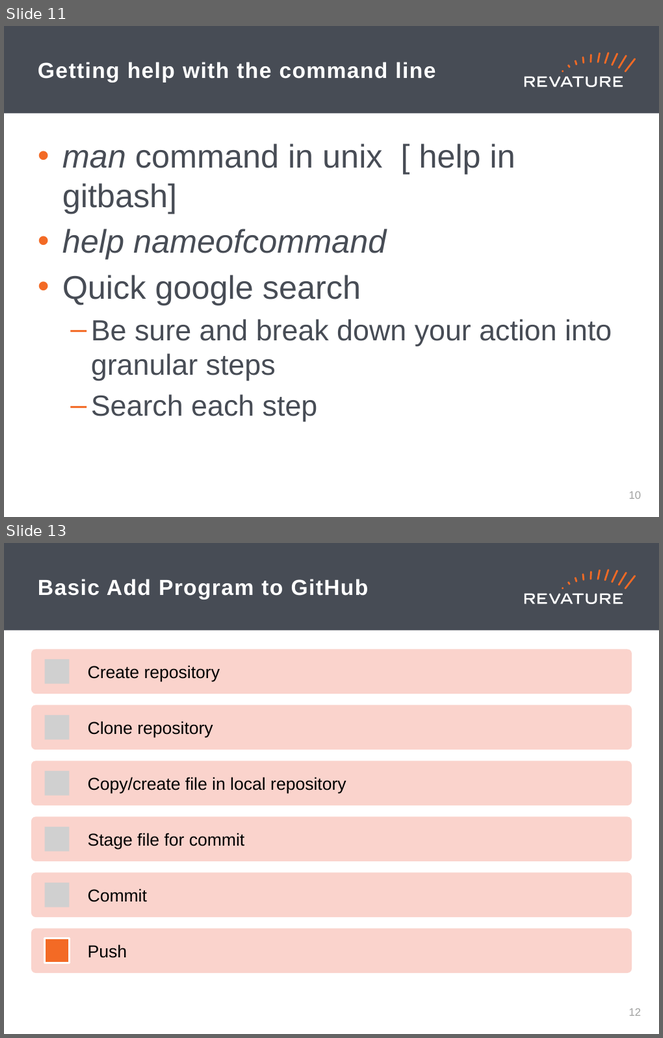
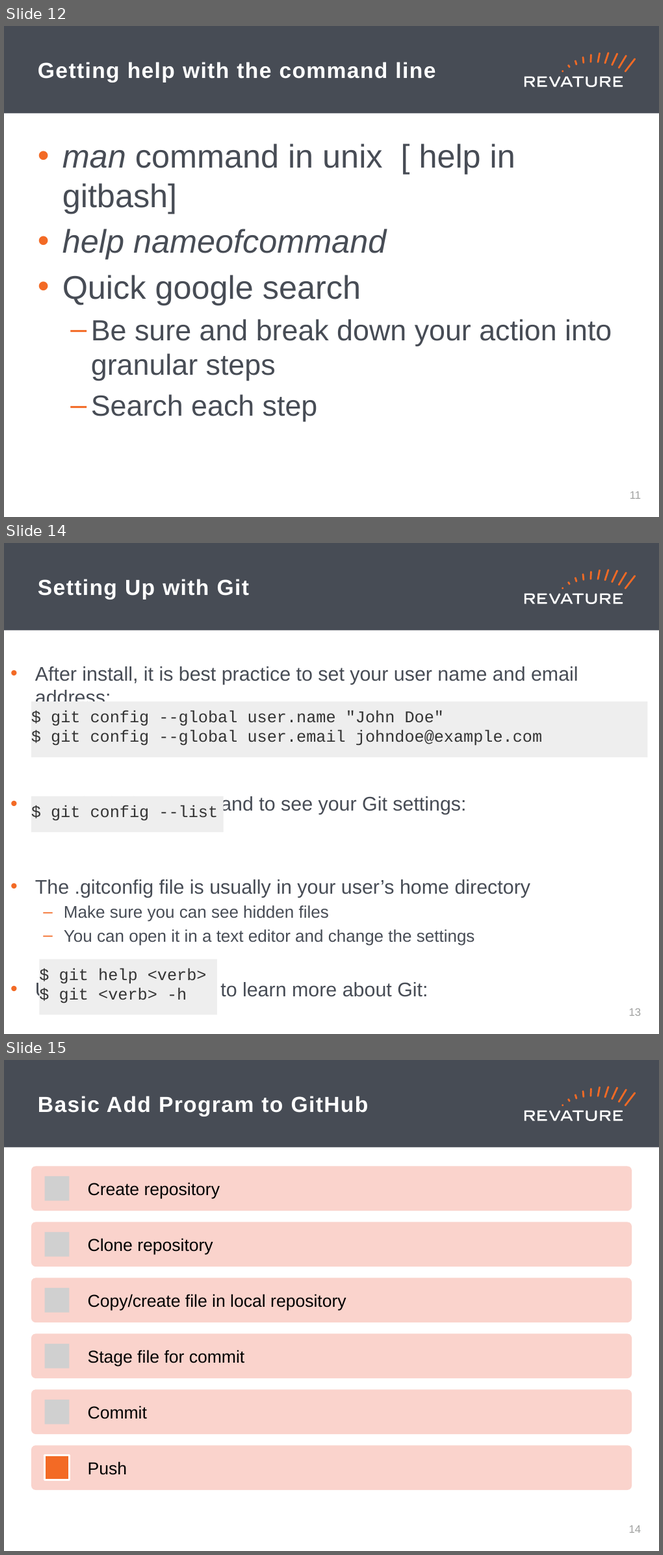
Before and after one commit to cynthia-enciso/RAP-210830, a slide deck: PPTs/day-1.pptx. Shown one above the other, each under a label of ours: slides 11 and 13 before the commit, slides 12, 14 and 15 after it; the slides between them are not shown. The pictures are 663x1038 and 663x1555 pixels, drawn with LibreOffice and Linux fonts; fonts in the diff are those of the drawing; grey boxes stand for pictures. Boxes give left, top, right and bottom in pixels: in the first picture for what was removed or moved away, otherwise in the second. Text is boxed around its words. In the diff, an @@ line names an element or a change of style, - is before the commit and + after.

```diff
--- a/PPTs/day-1.pptx
+++ b/PPTs/day-1.pptx
@@ slide 14 added at (4, 543, 659, 1034), background #FFFFFF; not listed: 19 template elements that a slide beside it also shows @@
@@ title added at (38, 579, 249, 600), 24 pt, text #FFFFFF, bold @@
+Setting Up with Git
@@ text added at (35, 667, 579, 1001), 21.7 pt, text #474C55 @@
+• After install, it is best practice to set your user name and email address:
+• Run the below command to see your Git settings:
+• The .gitconfig file is usually in your user’s home directory
+  – Make sure you can see hidden files
+  – You can open it in a text editor and change the settings
+• Use help commands to learn more about Git:
@@ rectangle added at (31, 702, 648, 757), fill #EEEEEE, 18 pt, text #333333 @@
+$ git config --global user.name "John Doe"
+$ git config --global user.email johndoe@example.com
@@ rectangle added at (31, 797, 224, 833), fill #EEEEEE, 18 pt, text #333333 @@
+$ git config --list
@@ rectangle added at (39, 960, 217, 1016), fill #EEEEEE, 18 pt, text #333333 @@
+$ git help <verb>
+$ git <verb> -h
@@ page number added at (629, 1008, 642, 1016), 12 pt, text #A0A1A0 @@
+13
@@ what was slide 11 is now slide 12 @@
@@ page number at (630, 491, 641, 499): text changed @@
-10
+11
@@ what was slide 13 is now slide 15 @@
@@ page number at (629, 1525, 642, 1533): text changed @@
-12
+14
```
Also in this commit, not shown: 4 slides changed, 2 other slides added.
